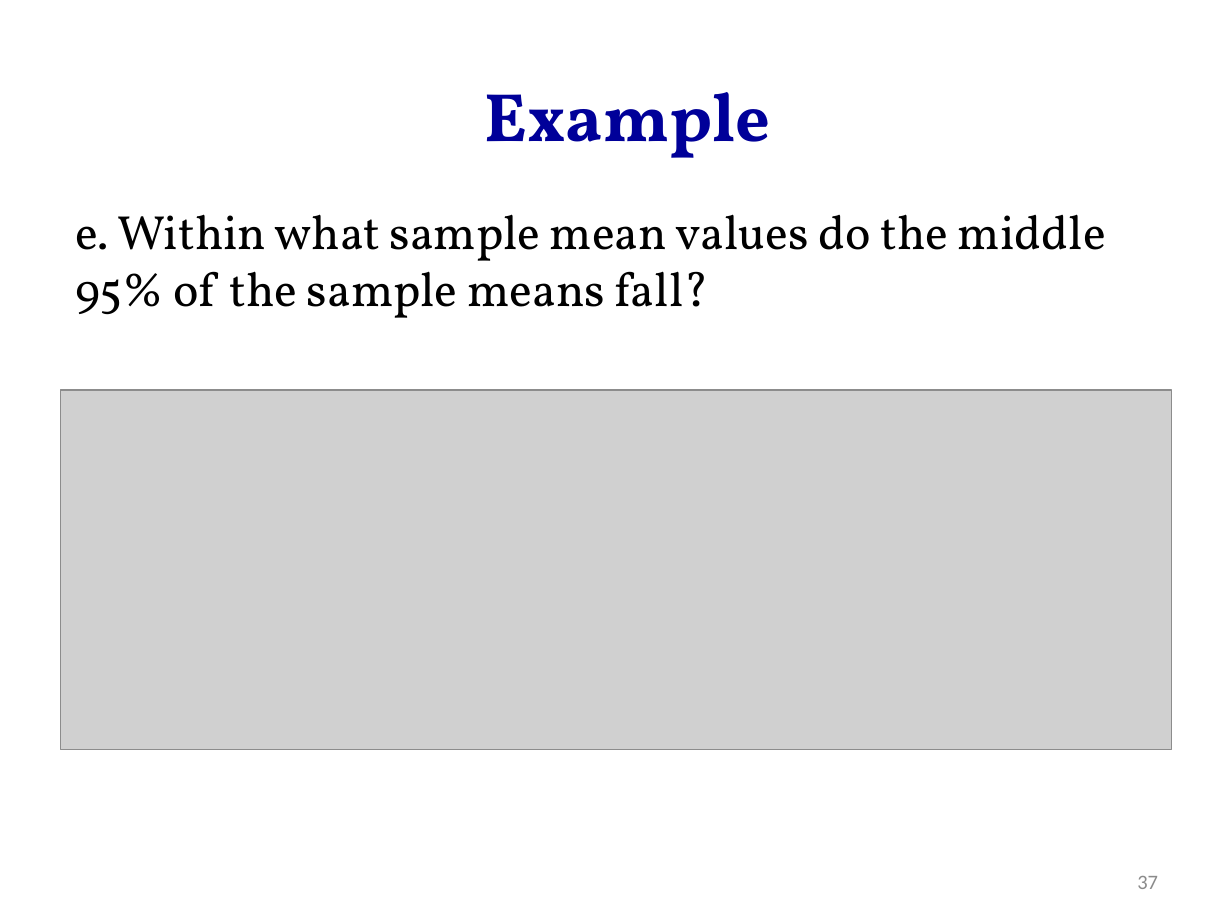
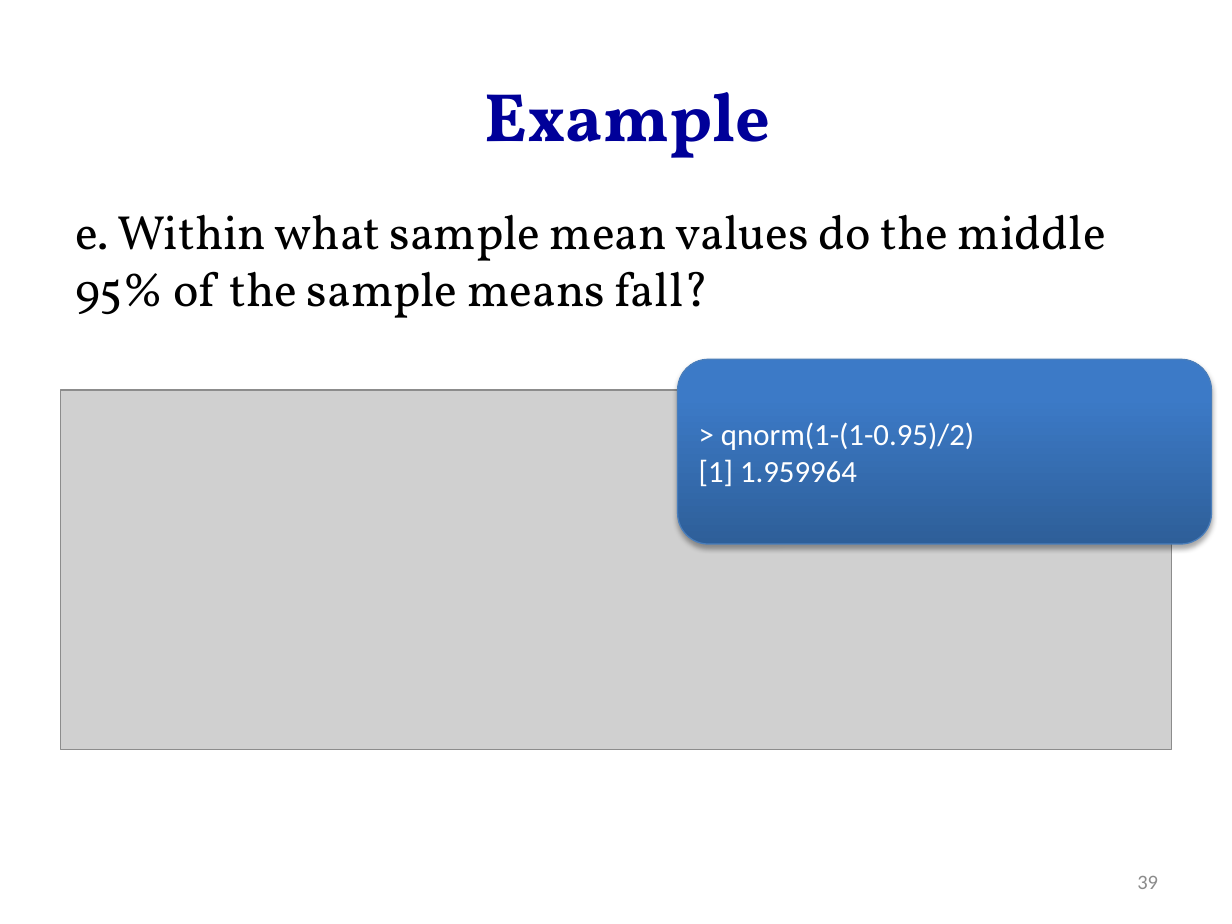
Before and after one commit to hejibo/Psychological-Statistics, a slide deck: slide 39 of Lecture 9_sampling distribution/Lecture 9_sampling distribution.pptx (slide 37 before the commit). Drawn at 1232x924 pixels with LibreOffice and Linux fonts; fonts in the diff are those of the drawing; grey boxes stand for pictures. Boxes give left, top, right and bottom in pixels: in the first picture for what was removed or moved away, otherwise in the second. Text is boxed around its words. In the diff, an @@ line names an element or a change of style, - is before the commit and + after.

```diff
--- a/Lecture 9_sampling distribution/Lecture 9_sampling distribution.pptx
+++ b/Lecture 9_sampling distribution/Lecture 9_sampling distribution.pptx
@@ rounded rectangle added at [678,360,1211,545], fill gradient #2F5F99 to #3D7CC7 to #3A7CCB, outline #4B7EBC 0.75 pt, 18 pt, text #FFFFFF @@
+> qnorm(1-(1-0.95)/2)
+[1] 1.959964
@@ page number at [1137,876,1158,889]: text changed @@
-37
+39
```
Also in this commit, not shown: 3 other slides changed, 6 slides added, 11 other files.
